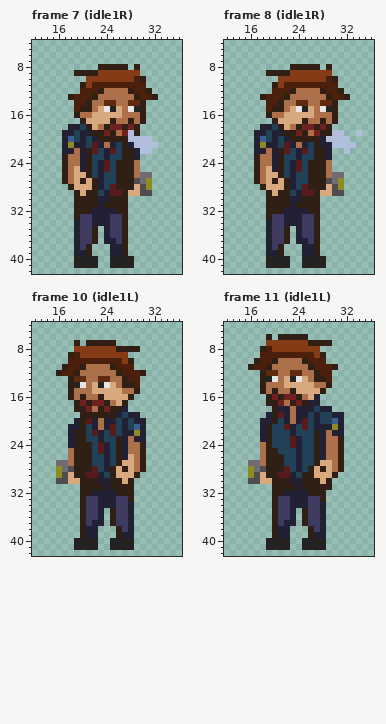
Edited in one commit: pixel-art file (toxic-terror-gamejam/Assets/Player/Player.aseprite). The first picture shows the starting point.
48x48 pixels, 28 frames. Shown: frame 7 (idle1R): x 12..36, y 4..42; frame 8 (idle1R): x 12..36, y 4..42; frame 10 (idle1L): x 12..36, y 4..42; frame 11 (idle1L): x 12..36, y 4..42. The commit also changed other frames, which this record leaves out.
Once edited:
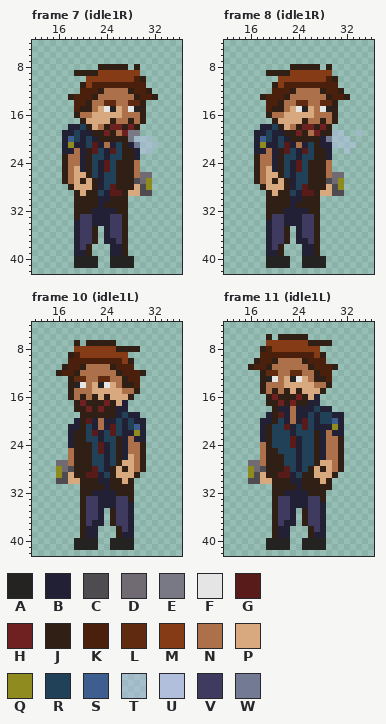
Palette (. is transparent): A #252222  B #222034  C #4f4c51  D #706b73  E #797986  F #e5e5e5  G #591a1a  H #6f2020  J #301f15  K #4a200c  L #602a10  M #863b17  N #ac704a  P #d8a97f  Q #908b1f  R #214159  S #3f5e90  T #b1bfdc91  U #b1bfdc  V #3f3b60  W #737a93
The author wrote: model player izmenjen i mapa dodata
The edit:
Frame 7 (idle1R):
y 19: x 28..29 UJ -> EE
y 20: x 28..31 UUUU -> ETTT
y 21: x 29..32 UUUU -> WTTT
y 22: x 30..31 UU -> TT
Frame 8 (idle1R):
y 19: x 30..31 UU -> TT; x 34 U -> T
y 20: x 29..32 UUUU -> WTTT
y 21: x 30..33 UUUU -> TTTT
y 22: x 32 U -> T
Frame 10 (idle1L):
y 16: x 22..24 NJP -> JPJ
y 17: x 22..25 HHJN -> JJHJ; x 27 J -> B
y 18: x 22..24 NJH -> JHJ; x 26 J -> B
Frame 11 (idle1L):
y 15: x 22..24 NJP -> JPJ
y 16: x 22..25 HHJN -> JJHJ
y 17: x 22..24 NJH -> JHJ
Where, in picture pixels (left, top, right, bottom), the same in both pictures:
changed: (128, 130, 158, 154)
changed: (326, 130, 362, 154)
changed: (92, 394, 128, 412)
changed: (284, 388, 308, 406)
